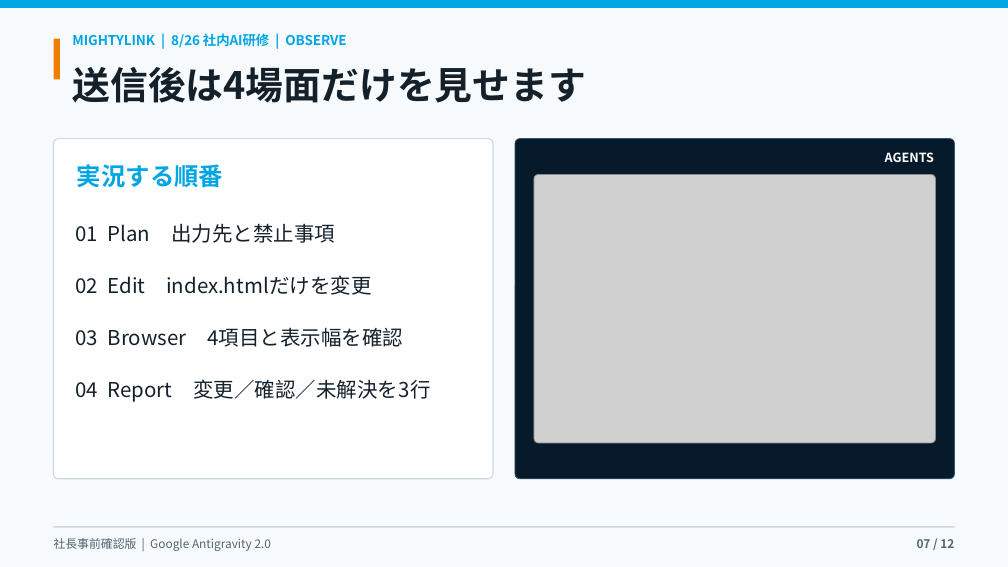
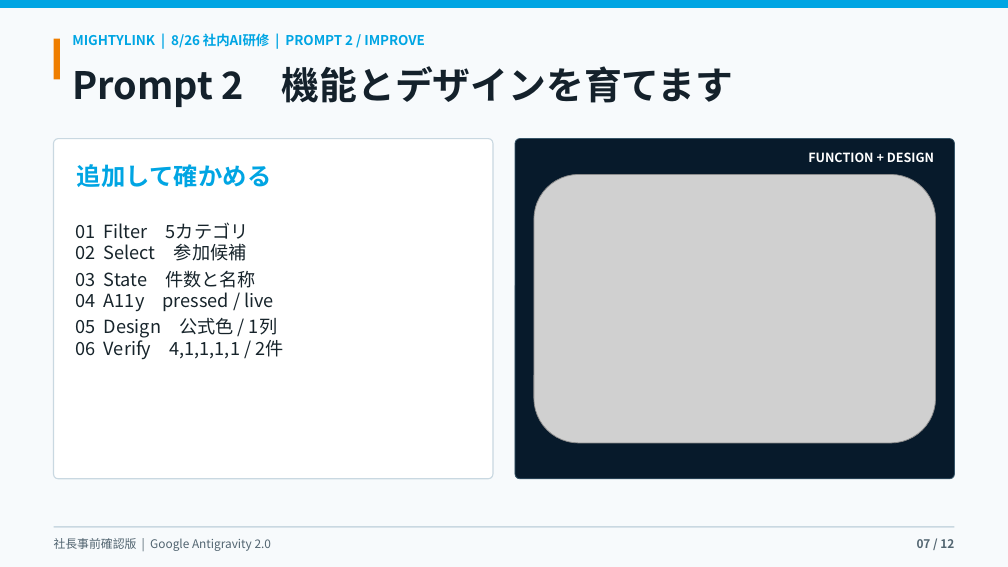
Before and after one commit to kanta13jp1/mighty-link-ai-connect, a slide deck: slide 7 of exports/knowledge_flow/mighty_skill_bridge_antigravity_user_guide_2026.pptx. Drawn at 1008x567 pixels with LibreOffice and Linux fonts; fonts in the diff are those of the drawing; grey boxes stand for pictures; background and template pictures are left out. Boxes give left, top, right and bottom in pixels: in the first picture for what was removed or moved away, otherwise in the second. Text is boxed around its words. In the diff, an @@ line names an element or a change of style, - is before the commit and + after.

```diff
--- a/exports/knowledge_flow/mighty_skill_bridge_antigravity_user_guide_2026.pptx
+++ b/exports/knowledge_flow/mighty_skill_bridge_antigravity_user_guide_2026.pptx
@@ text at bbox=[72, 33, 425, 48]: text changed @@
-MIGHTYLINK | 8/26 社内AI研修 | OBSERVE
+MIGHTYLINK | 8/26 社内AI研修 | PROMPT 2 / IMPROVE
@@ text at bbox=[72, 66, 734, 107]: text changed @@
-送信後は4場面だけを見せます
+Prompt 2 機能とデザインを育てます
@@ text in rounded rectangle at bbox=[77, 164, 271, 188]: text changed @@
-実況する順番
+追加して確かめる
@@ text in rounded rectangle at bbox=[808, 152, 934, 162]: text changed @@
-AGENTS
+FUNCTION + DESIGN
@@ text at bbox=[76, 222, 283, 360]: text changed; size 19.5 to 17.2 pt; text colour #14212B to #17242B @@
-01 Plan 出力先と禁止事項
-02 Edit index.htmlだけを変更
-03 Browser 4項目と表示幅を確認
-04 Report 変更／確認／未解決を3行
+01 Filter 5カテゴリ
+02 Select 参加候補
+03 State 件数と名称
+04 A11y pressed / live
+05 Design 公式色 / 1列
+06 Verify 4,1,1,1,1 / 2件
```
Also in this commit, not shown: 11 other slides changed, 25 other files.
